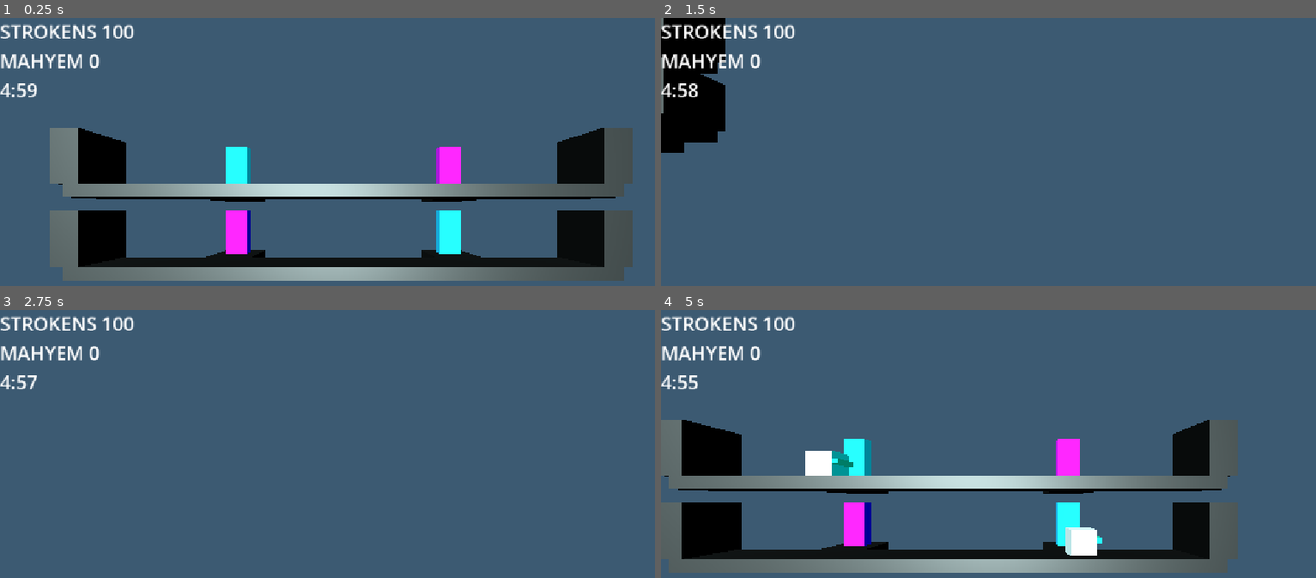
Above: before the commit, frames 1-4 (two rows, left to right).
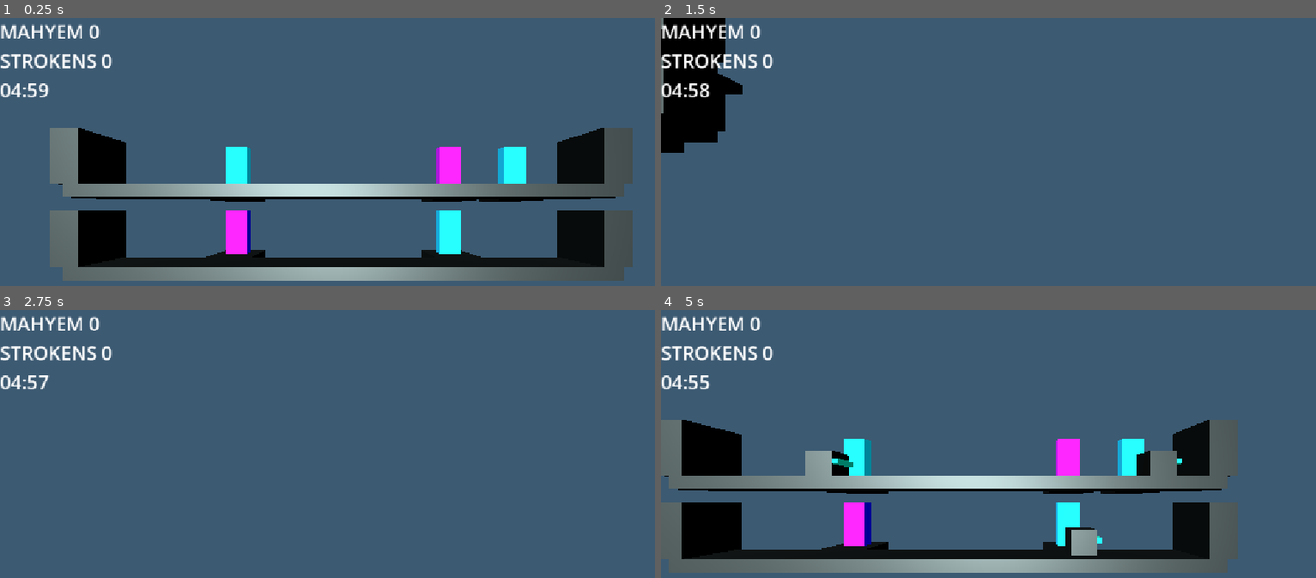
Above: after the commit, the same moments.

Repository: paolomorettin/ai-strikes
Game: Godot game, scene res://src/game.tscn
Two runs of this game, one before a commit and one after it. Both use one fixed random seed, a clock stepped at 60 frames per second and the inputs below.
Inputs (mouse positions are in pixels of both pictures, inside the frame that each line leads up to):
- Up to frame 1 (0.25 s): no input
- Up to frame 2 (1.5 s): tap Enter at 0.5 s; move the mouse to (1152, 192) at 0.52 s; press the mouse at (1152, 192) at 0.53 s; hold D (right) 0.53-1.28 s; move the mouse to (864, 229) at 1.27 s; release the mouse at (864, 229) at 1.28 s; hold S (down) from 1.28 s (still down); click (864, 229) at 1.35 s
- Up to frame 3 (2.75 s): tap Space at 2 s; move the mouse to (412, 417) at 2.02 s; release S (down) at 2.03 s; hold D (right) from 2.03 s (still down); hold Mouse wheel up (zoom_in) from 2.03 s (still down); click (412, 417) at 2.3 s
- Up to frame 4 (5 s): tap Enter at 2.75 s; move the mouse to (outside the picture) at 2.77 s; release D (right) at 2.78 s; release Mouse wheel up (zoom_in) at 2.78 s; hold W (up) 2.78-3.53 s; tap Mouse wheel down (zoom_out) at 2.85 s; click (outside the picture) at 3.05 s; tap Space at 3.5 s; move the mouse to (1211, 561) at 3.52 s; press the mouse at (1211, 561) at 3.53 s; hold A (left) from 3.53 s (still down); move the mouse to (798, 444) at 4.27 s; release the mouse at (798, 444) at 4.28 s; click (798, 444) at 4.35 s

The runs differ from the first frame. In frame 1, 2.3% of the frame differs, in the area x 0-83%, y 2-69%; in frame 2, 1.9%; in frame 3, 1.6%; in frame 4, 3.7%, in the area x 0-80%, y 2-92%.

Commit message:
wheelchairs striking, selection materials, good fun

Diff:
--- a/levels/test_level.tscn
+++ b/levels/test_level.tscn
@@ -34,6 +34,9 @@
 [node name="Entrance" parent="." unique_id=109451607 instance=ExtResource("4_ur00s")]
 transform = Transform3D(1, 0, 0, 0, 1, 0, 0, 0, 1, -5, 1, 0)
 
+[node name="Entrance3" parent="." unique_id=360224424 instance=ExtResource("4_ur00s")]
+transform = Transform3D(1, 0, 0, 0, 1, 0, 0, 0, 1, 8, 1, 0)
+
 [node name="TestPlatform3" parent="." unique_id=1744284299 instance=ExtResource("1_w7r7j")]
 transform = Transform3D(1, 0, 0, 0, 1, 0, 0, 0, 1, -5, -2.25, 0)
 
--- /dev/null
+++ b/materials/selection.tres
@@ -0,0 +1,8 @@
+[gd_resource type="StandardMaterial3D" format=3 uid="uid://0q804upjboxc"]
+
+[resource]
+albedo_color = Color(0, 1, 0.6999998, 0.4)
+grow_amount = 0.2
+stencil_flags = 2
+stencil_color = Color(0.39, 1, 0.8068334, 0.6862745)
+stencil_outline_thickness = 0.1
--- a/src/game.gd
+++ b/src/game.gd
@@ -2,7 +2,7 @@
 extends Node3D
 
 @export var game_time: float = 300.0
-@export var initial_strokens: int = 100
+@export var initial_strokens: int = 0
 @export var player: Player
 
 var game_timer: Timer
--- a/src/people/wheelchair.gd
+++ b/src/people/wheelchair.gd
@@ -8,9 +8,15 @@
 static var max_speed: float = 4.0 # m/s
 static var turn_around_time: float = 1.0 # TAU/2*s
 
+static var mayhem_score: int = 10
+static var strike_cost: int = 15
+static var strike_turn_arounds: int = 8 # happening twice as fast wrt 'turn_around_time'
+
+@onready var game: Game = get_parent().get_parent()
+
 @onready var brake_lights: MeshInstance3D = %BrakeLights
 @onready var halt_timer: Timer = %HaltTimer
-@onready var main_mash: MeshInstance3D = %MainMesh
+@onready var main_mesh: MeshInstance3D = %MainMesh
 @onready var ttl_timer: Timer = %TTLTimer
 @onready var sensing: Area3D = %Sensing
 
@@ -23,7 +29,8 @@
 	IDLE, # initially or after turnaround
 	MOVE, # increasing velocity or peaked
 	OVERRIDE, # something took control
-	ROTATE # turning around
+	ROTATE, # turning around
+	STRIKE # rotating in place
 }
 var current_state: State:
 	set(state):
@@ -39,14 +46,22 @@
 	get_parent().add_child(explosion)
 	explosion.global_position = global_position
 	explosion.emitting = true
+	game.mayhem += mayhem_score
 	queue_free()
 
+func strike() -> bool:
+	if current_state == State.OVERRIDE:
+		return false
+	else:
+		current_state = State.STRIKE
+		var tween: Tween = get_tree().create_tween()
+		var target_quaternion: Quaternion = quaternion
+		for n in range(strike_turn_arounds):
+			target_quaternion = Quaternion(Vector3.UP, PI) * target_quaternion
+			tween.tween_property(self, "quaternion", target_quaternion, turn_around_time / 2.0)
 
-func disable_collisions() -> void:
-	collision_layer = 0
-
-func enable_collisions() -> void:
-	collision_layer = 4
+		tween.tween_callback(func (): current_state = State.IDLE)
+		return true
 
 func turn_around() -> void:
 	current_state = State.ROTATE
@@ -61,7 +76,7 @@
 	facing = (quaternion * Vector3.RIGHT).normalized()
 
 	# on the move, autonomously
-	if not current_state in [State.ROTATE, State.OVERRIDE]:
+	if not current_state in [State.OVERRIDE, State.ROTATE, State.STRIKE]:
 
 		# TODO: this better be handled via signals / attributes rather than cycling all overlapping bodies
 		# computes the closest obstacle ahead (if any)
@@ -101,7 +116,7 @@
 		elif current_state == State.MOVE:
 			velocity.x = sign(facing.x) * min(max_speed, abs(velocity.x) + acceleration)
 
-		elif current_state in [State.OVERRIDE, State.ROTATE]:
+		elif current_state in [State.OVERRIDE, State.ROTATE, State.STRIKE]:
 			velocity.x = 0.0
 
 	else:
@@ -128,3 +143,5 @@
 		brake_lights.mesh.material.albedo_color = Color(1.0, 0.0, 0.0)
 	elif state == State.OVERRIDE:
 		brake_lights.mesh.material.albedo_color = Color(0.0, 0.85, 0.7)
+	elif state == State.STRIKE:
+		brake_lights.mesh.material.albedo_color = Color(0.0, 0.85, 0.2)
--- a/src/people/wheelchair.tscn
+++ b/src/people/wheelchair.tscn
@@ -1,6 +1,7 @@
 [gd_scene format=3 uid="uid://bhrjhrcee4267"]
 
 [ext_resource type="Script" uid="uid://cefcumjs5pne" path="res://src/people/wheelchair.gd" id="1_4fiib"]
+[ext_resource type="Material" uid="uid://ctclq4hdt0vkn" path="res://materials/dark_metal.tres" id="2_s3t5s"]
 
 [sub_resource type="SphereShape3D" id="SphereShape3D_s3t5s"]
 resource_local_to_scene = true
@@ -8,10 +9,8 @@
 [sub_resource type="BoxShape3D" id="BoxShape3D_k6kcw"]
 size = Vector3(2, 1, 1)
 
-[sub_resource type="StandardMaterial3D" id="StandardMaterial3D_wxasx"]
-
 [sub_resource type="BoxMesh" id="BoxMesh_2ijik"]
-material = SubResource("StandardMaterial3D_wxasx")
+material = ExtResource("2_s3t5s")
 
 [sub_resource type="StandardMaterial3D" id="StandardMaterial3D_2uo11"]
 resource_local_to_scene = true
--- a/src/player.gd
+++ b/src/player.gd
@@ -8,11 +8,26 @@
 var next_camera_position: Vector3
 var zoom_increment: float = 0.5
 
-var selected: Node3D
+var selection_material: StandardMaterial3D = preload("res://materials/selection.tres")
+
+var selected: Node3D:
+	set(value):
+		if selected != null:
+			(selected.main_mesh as MeshInstance3D).material_overlay = null
+		selected = value
+		if selected != null:
+			(selected.main_mesh as MeshInstance3D).material_overlay = selection_material
+
 
 func interact_primary() -> void:
-	if selected != null and selected is Wheelchair and (selected as Wheelchair).current_state != Wheelchair.State.OVERRIDE:
-		(selected as Wheelchair).die()
+	if selected == null:
+		return
+	if selected is Wheelchair:
+		if game.strokens > selected.strike_cost:
+			if (selected as Wheelchair).strike():
+				game.strokens -= selected.strike_cost
+		else:
+			game.game_ui.tilt_label(game.game_ui.strokens_label)
 
 func _input(event: InputEvent) -> void:
 
--- a/src/ui/game_ui.gd
+++ b/src/ui/game_ui.gd
@@ -7,10 +7,24 @@
 @onready var strokens_label: Label = %StrokensLabel
 @onready var timer_label: Label = %TimerLabel
 
+func tilt_label(label: Label) -> void:
+	var n_shakes: int = 5
+	var duration: float = 0.5 # s
+	var tween: Tween = get_tree().create_tween()
+	var initial_intensity = 15.0
+	var final_intensity = 2.0
+	label.pivot_offset = label.size / 2.0
+	for i in range(n_shakes):
+		var intensity = initial_intensity - i * (initial_intensity - final_intensity) / n_shakes
+		var target_rotation = deg_to_rad(intensity * (2 * (i % 2) - 1))
+		tween.tween_property(label, "rotation", target_rotation, duration / n_shakes)
+
+	tween.tween_callback(func (): label.rotation = 0)
+
 
 func _process(delta: float) -> void:
 	mayhem_label.text = "MAHYEM " + str(game.mayhem)
 	strokens_label.text = "STROKENS " + str(game.strokens)
 	var minutes: int = int(game.game_timer.time_left) / 60
 	var seconds: int = int(game.game_timer.time_left) % 60
-	timer_label.text = str(minutes) + ":" + str(seconds)
+	timer_label.text = ("%02d" % minutes) + ":" + ("%02d" % seconds)
Not shown: 1 places in src/ui/game_ui.tscn that only renumber resources
